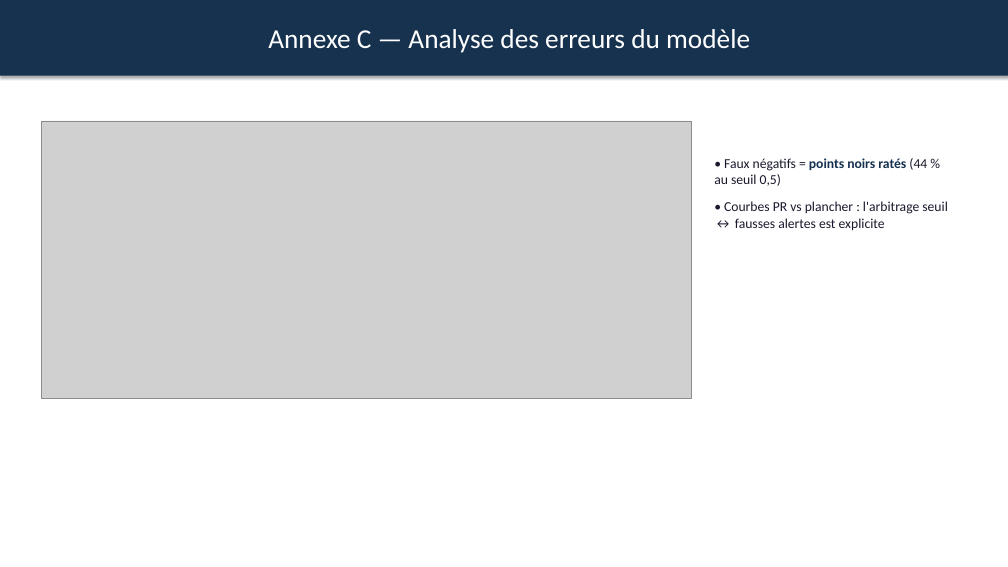
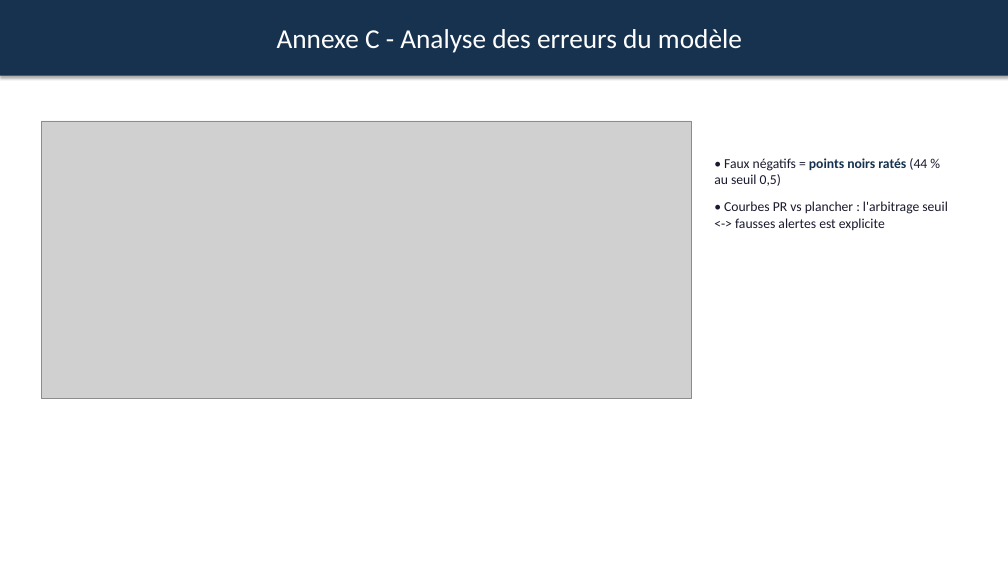
Before and after one commit to SabaMG/xploring, a slide deck: slide 18 of presentation/presentation_finale.pptx. Drawn at 1008x567 pixels with LibreOffice and Linux fonts; fonts in the diff are those of the drawing; grey boxes stand for pictures. Boxes give left, top, right and bottom in pixels: in the first picture for what was removed or moved away, otherwise in the second. Text is boxed around its words. In the diff, an @@ line names an element or a change of style, - is before the commit and + after.

```diff
--- a/presentation/presentation_finale.pptx
+++ b/presentation/presentation_finale.pptx
@@ text in rectangle at bbox=[277, 29, 742, 53]: text changed @@
-Annexe C — Analyse des erreurs du modèle
+Annexe C - Analyse des erreurs du modèle
@@ text at bbox=[724, 201, 947, 230]: text changed @@
-• Courbes PR vs plancher : l'arbitrage seuil ↔ fausses alertes est explicite
+• Courbes PR vs plancher : l'arbitrage seuil <-> fausses alertes est explicite
```
Also in this commit, not shown: 18 other slides changed, 17 other files.
